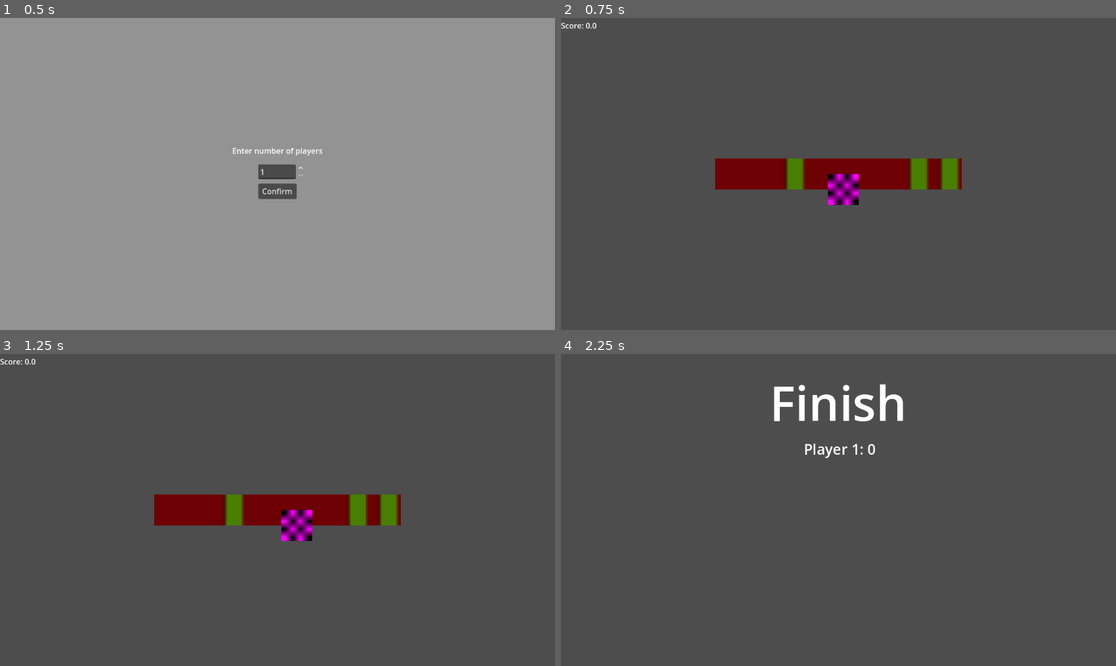
Above: before the commit, frames 1-4 (two rows, left to right).
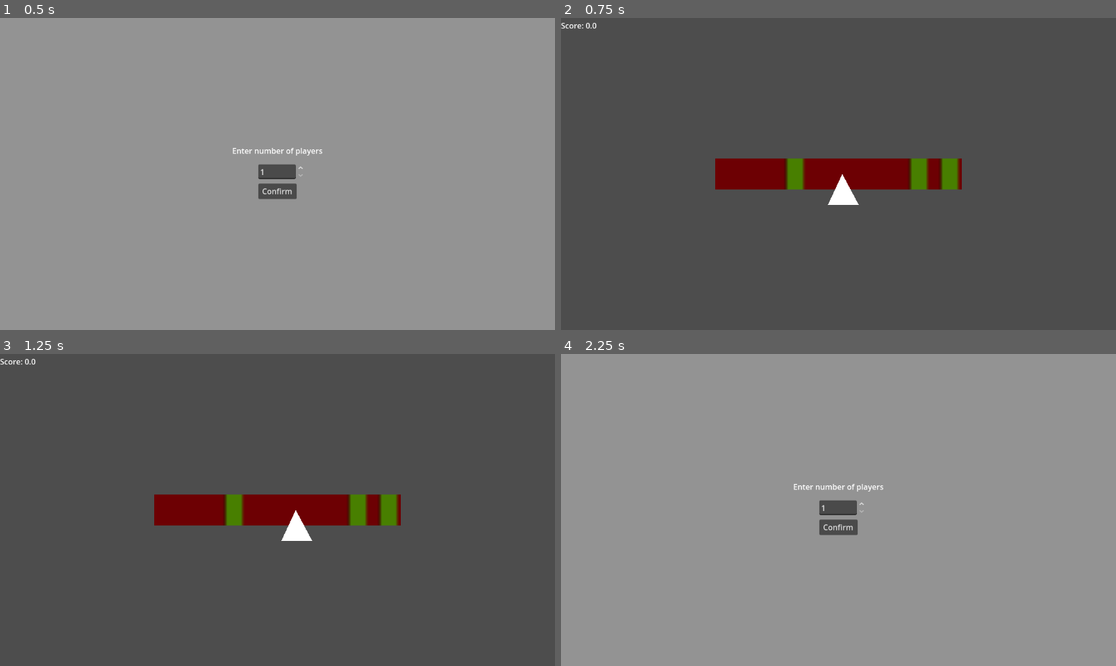
Above: after the commit, the same moments.

Repository: V3AI-Seven/English-Game
Game: Godot game, scene res://mainMenu.tscn
Two runs of this game, one before a commit and one after it. Both use one fixed random seed, a clock stepped at 60 frames per second and the inputs below.
Inputs (mouse positions are in pixels of both pictures, inside the frame that each line leads up to):
- Up to frame 1 (0.5 s): no input
- Up to frame 2 (0.75 s): click "Confirm" at 0.5 s
- Up to frame 3 (1.25 s): no input
- Up to frame 4 (2.25 s): hold Space 1.28-2 s; click (838, 634) at 2 s, where only the run after the commit has a clickable "New Game"

Frame 1 is identical in both runs. In frame 2, 0.6% of the frame differs, in the area x 48-54%, y 49-60%; in frame 3, 0.6%; in frame 4, 99%, in the area x 0-100%, y 0-100%.

Commit message:
Minimum Viable product reached
scoring
multiplayer proper
textures
reset

Diff:
--- a/failScreen.gd
+++ b/failScreen.gd
@@ -4,11 +4,13 @@
 
 func _ready() -> void:
 	visible = false
+	var player = 0
 
 
 func playerFail() -> void:
 	visible = true
 	$scoreCard.text = "Score: " +str(Score.scores[player]) + "\n" + "Press Space for next player"
+	player += 1
 
 
 func playerReset() -> void:
--- a/finishScreen.gd
+++ b/finishScreen.gd
@@ -8,3 +8,9 @@
 		scoreText.append("Player " + str(player) + ": " + str(val))
 		player += 1
 	$scoreCard.text = "\n".join(scoreText)
+
+
+func newGame() -> void:
+	Score.scores.clear()
+	Players.playerCount = 1
+	get_tree().change_scene_to_file("res://mainMenu.tscn")
--- a/finishScreen.tscn
+++ b/finishScreen.tscn
@@ -26,11 +26,22 @@
 anchors_preset = -1
 anchor_right = 0.014
 anchor_bottom = 0.035
-offset_left = 504.0
+offset_left = 496.0
 offset_top = 176.0
-offset_right = 636.872
+offset_right = 639.872
 offset_bottom = 240.32
 theme_override_font_sizes/font_size = 30
 text = "Player 1: 0
 Player 2: 0"
 horizontal_alignment = 1
+
+[node name="Button" type="Button" parent="."]
+layout_mode = 0
+offset_left = 400.0
+offset_top = 520.0
+offset_right = 752.0
+offset_bottom = 640.0
+theme_override_font_sizes/font_size = 50
+text = "New Game"
+
+[connection signal="pressed" from="Button" to="." method="newGame"]
--- a/game.tscn
+++ b/game.tscn
@@ -1,7 +1,8 @@
-[gd_scene load_steps=15 format=3 uid="uid://dw266gma3mjjn"]
+[gd_scene load_steps=16 format=3 uid="uid://dw266gma3mjjn"]
 
 [ext_resource type="Script" uid="uid://b73n6emuhbmum" path="res://pickPocketBar.gd" id="1_fc0e3"]
 [ext_resource type="Script" uid="uid://dgt6rksplnmkn" path="res://pickPocketSelector.gd" id="2_7jktm"]
+[ext_resource type="Texture2D" uid="uid://52j3bhxsrsl2" path="res://pngimg.com - triangle_PNG1.png" id="3_7jktm"]
 [ext_resource type="Script" uid="uid://uwys6k3vgx3s" path="res://speedTracker.gd" id="3_ryrav"]
 [ext_resource type="Script" uid="uid://bsrseo8uvrw7r" path="res://failScreen.gd" id="4_eow3j"]
 
@@ -57,10 +58,16 @@
 script = ExtResource("2_7jktm")
 
 [node name="selector" type="MeshInstance2D" parent="selector"]
+visible = false
 position = Vector2(0, 32)
 scale = Vector2(64, 64)
 mesh = SubResource("QuadMesh_eclor")
-texture = SubResource("ImageTexture_06t4h")
+texture = SubResource("ImageTexture_fc0e3")
+
+[node name="Pngimg_com-TrianglePng1" type="Sprite2D" parent="selector"]
+position = Vector2(0, 32)
+scale = Vector2(0.0106667, 0.0106667)
+texture = ExtResource("3_7jktm")
 
 [node name="Camera2D" type="Camera2D" parent="."]
 
--- a/pickPocketSelector.gd
+++ b/pickPocketSelector.gd
@@ -37,6 +37,7 @@
 func _input(_ev):
 	if Input.is_key_pressed(KEY_SPACE):
 		if running == true:
+			await get_tree().create_timer(0.01).timeout
 			if (position.x >= (successPos[0]-graceRange) && position.x < (successPos[0]+graceRange)) or (position.x >= (successPos[1]-graceRange) && position.x < (successPos[1]+graceRange)) or (position.x >= (successPos[2]-graceRange) && position.x < (successPos[2]+graceRange)):
 				speed += 0.75
 				print("Player succedded at position " + str(position.x))
@@ -69,7 +70,7 @@
 			resetSig.emit()
 			speed = 1
 			score = 0
-			speedChange.emit(1)
+			speedChange.emit(0)
 
 			await get_tree().create_timer(1).timeout
 			running = true
Not shown, added: export_presets.cfg
Not shown: 1 places in game.tscn that only renumber resources
Not shown, changed: pngimg.com - triangle_PNG1.png.import
Binary file removed: triangle.png
Not shown, removed: triangle.png.import
